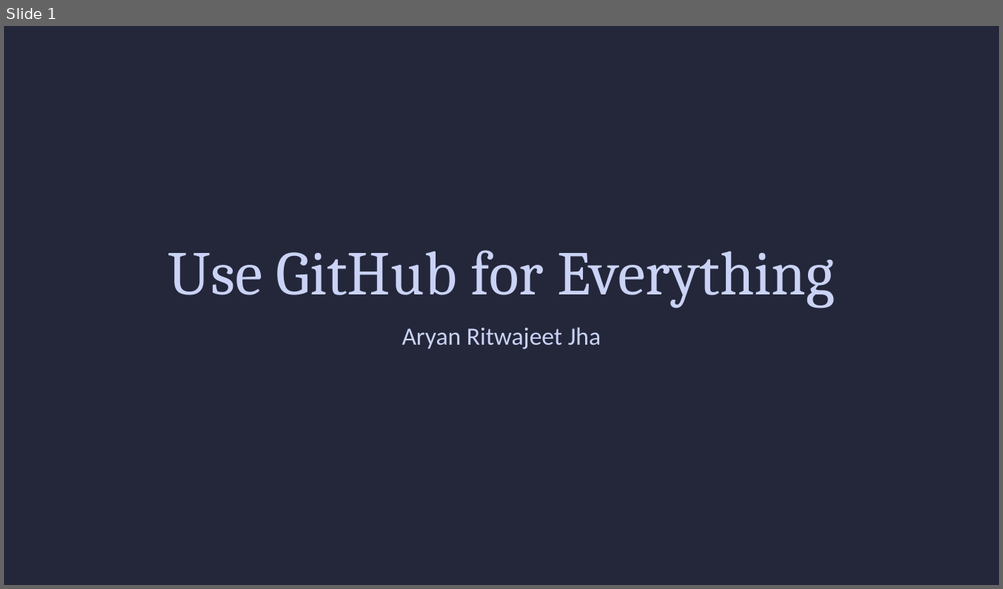
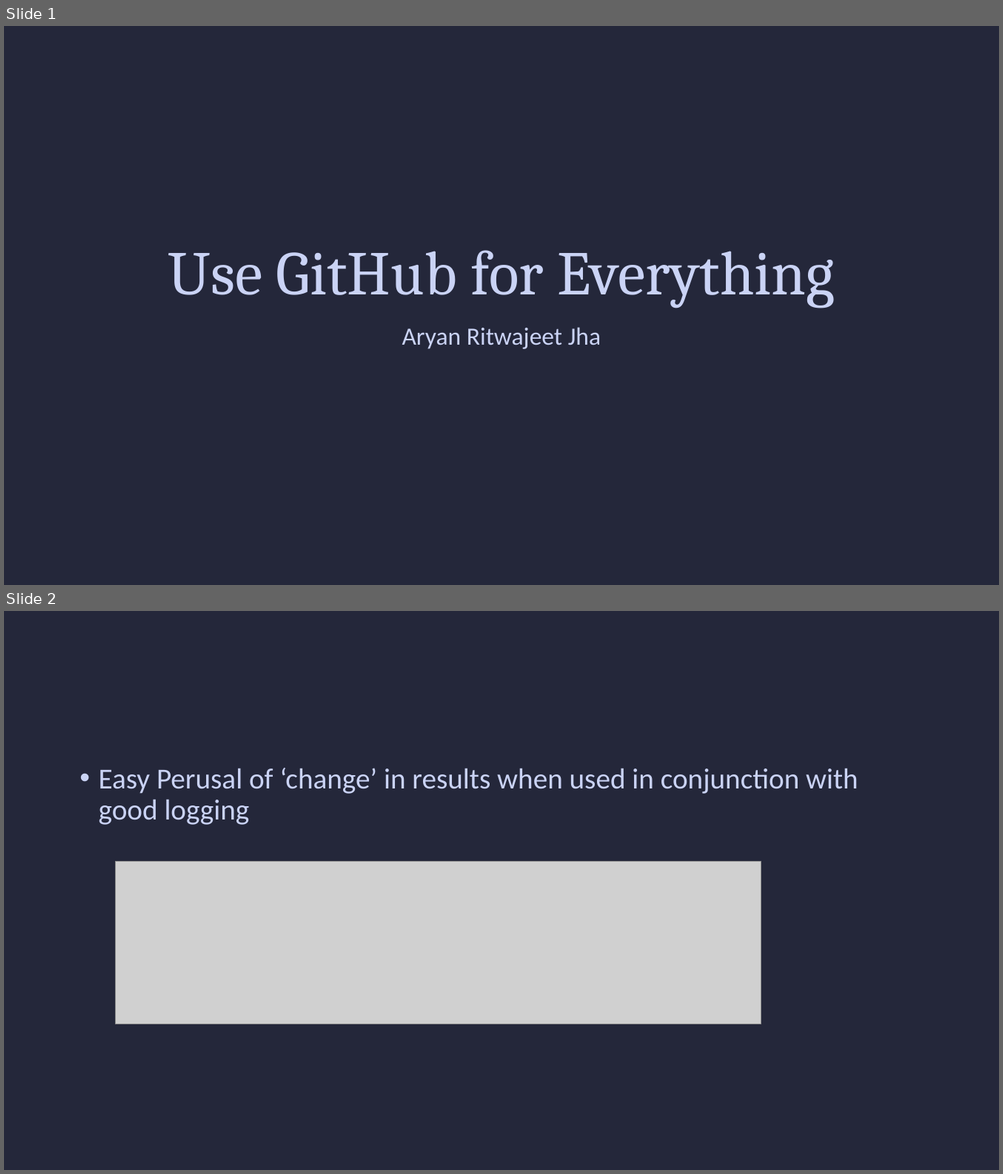
Before and after one commit to Realife-Brahmin/OriginalDocsHub-WSU-OneDrive, a slide deck: use-github-for-everything_Jha_Aryan.potx. Shown one above the other, each under a label of ours: slide 1 before the commit, slides 1 and 2 after it. The pictures are 1003x589 and 1003x1174 pixels, drawn with LibreOffice and Linux fonts; fonts in the diff are those of the drawing; grey boxes stand for pictures. Boxes give left, top, right and bottom in pixels: in the first picture for what was removed or moved away, otherwise in the second. Text is boxed around its words. In the diff, an @@ line names an element or a change of style, - is before the commit and + after.

```diff
--- a/use-github-for-everything_Jha_Aryan.potx
+++ b/use-github-for-everything_Jha_Aryan.potx
@@ slide 2 added at [4, 611, 999, 1170], background #24273A @@
@@ text added at [99, 768, 858, 825], 28 pt, text #CAD3F5 @@
+• Easy Perusal of ‘change’ in results when used in conjunction with good logging
@@ picture added at [115, 862, 761, 1025] @@
```
Also in this commit, not shown: 1 other slide added.
